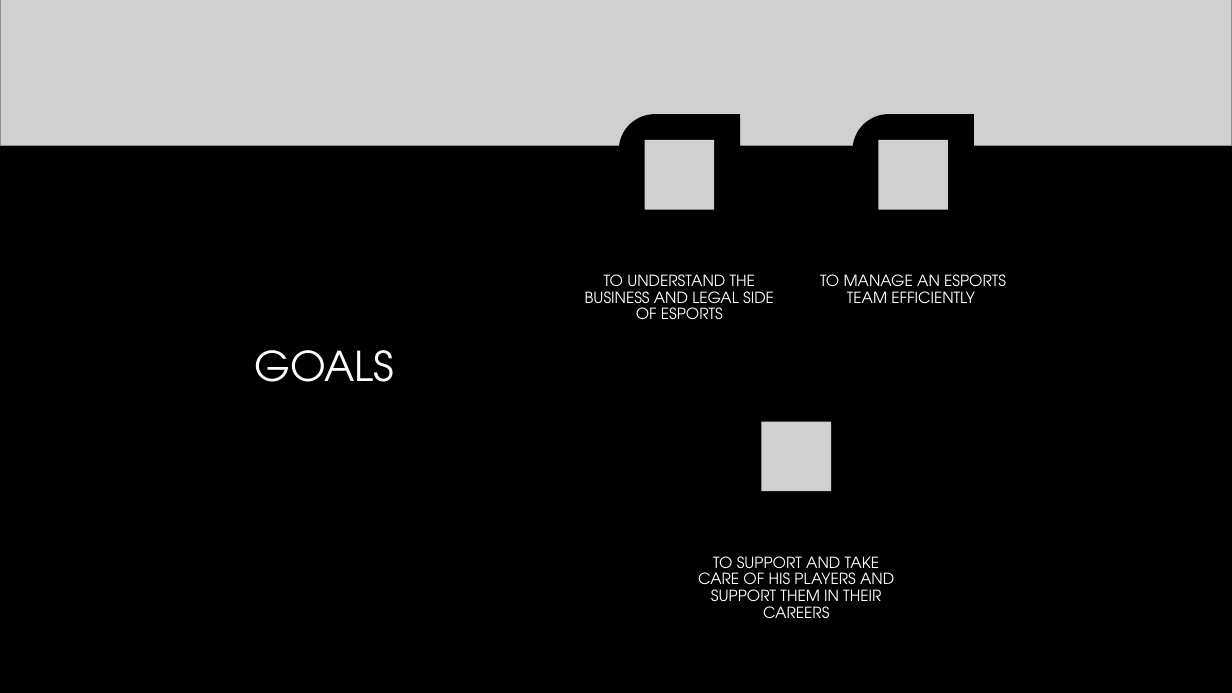
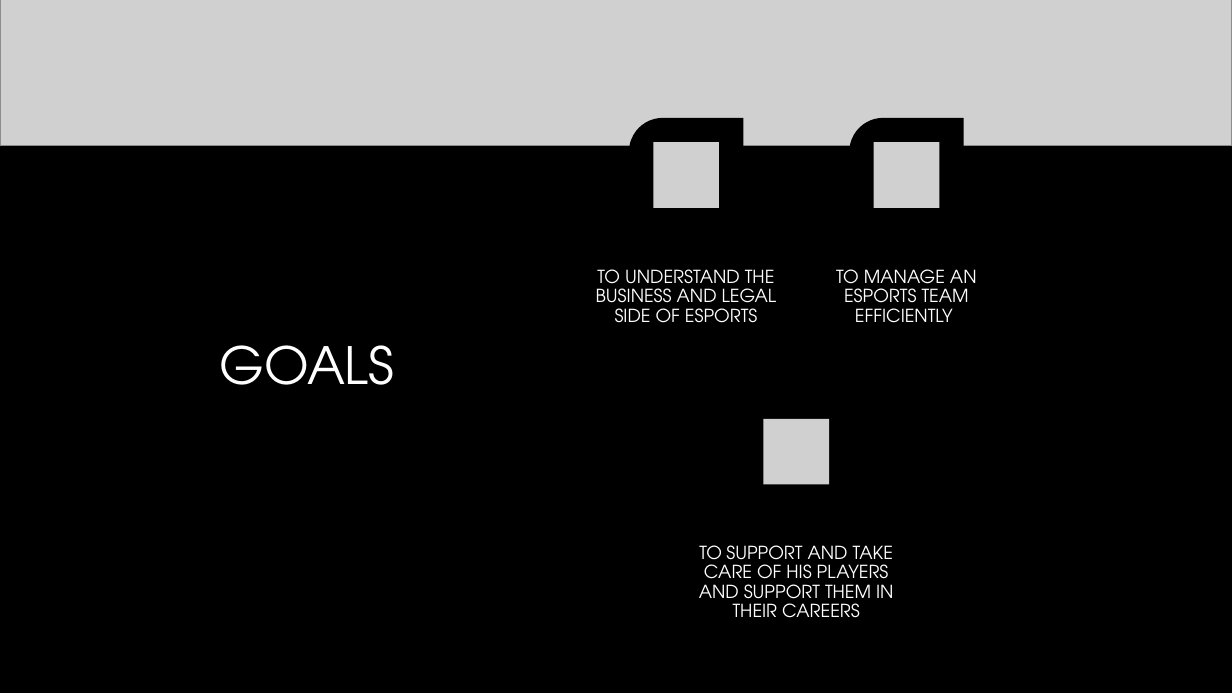
Before and after one commit to vinceleg/lab04_repo, a slide deck: slide 25 of dtc_team16_pitch_presentation.pptx (slide 19 before the commit). Drawn at 1232x693 pixels with LibreOffice and Linux fonts; fonts in the diff are those of the drawing; grey boxes stand for pictures; background and template pictures are left out. Boxes give left, top, right and bottom in pixels: in the first picture for what was removed or moved away, otherwise in the second. Text is boxed around its words. In the diff, an @@ line names an element or a change of style, - is before the commit and + after.

```diff
--- a/dtc_team16_pitch_presentation.pptx
+++ b/dtc_team16_pitch_presentation.pptx
@@ title "GOALS" at (220, 345, 394, 385): size 32 to 40 pt @@
@@ round diag rect: place and size @@
-round diag rect at (619, 115, 740, 236)
+round diag rect at (629, 118, 744, 233)
@@ round diag rect: place and size @@
-round diag rect at (853, 115, 974, 236)
+round diag rect at (849, 118, 964, 233)
@@ picture: place and size @@
-picture at (645, 140, 714, 210)
+picture at (653, 142, 719, 208)
@@ picture: place and size @@
-picture at (879, 140, 948, 210)
+picture at (874, 142, 940, 208)
@@ text "TO UNDERSTAND THE BUSINESS AND ...": place and size @@
-text "TO UNDERSTAND THE BUSINESS AND ..." at (585, 274, 774, 319)
+text "TO UNDERSTAND THE BUSINESS AND ..." at (596, 269, 777, 323)
@@ round diag rect: place and size @@
-round diag rect at (736, 396, 857, 517)
+round diag rect at (739, 395, 854, 509)
@@ picture: place and size @@
-picture at (762, 421, 831, 491)
+picture at (763, 419, 829, 484)
@@ size 12 to 14 pt in 3 elements at (596, 269, 777, 323), (836, 269, 977, 323), (699, 545, 893, 618) @@
@@ text "TO SUPPORT AND TAKE CARE ...": place and size @@
-text "TO SUPPORT AND TAKE CARE ..." at (698, 556, 894, 618)
+text "TO SUPPORT AND TAKE CARE ..." at (699, 545, 893, 618)
```
Also in this commit, not shown: 17 other slides changed, 10 slides added, 4 slides removed.
